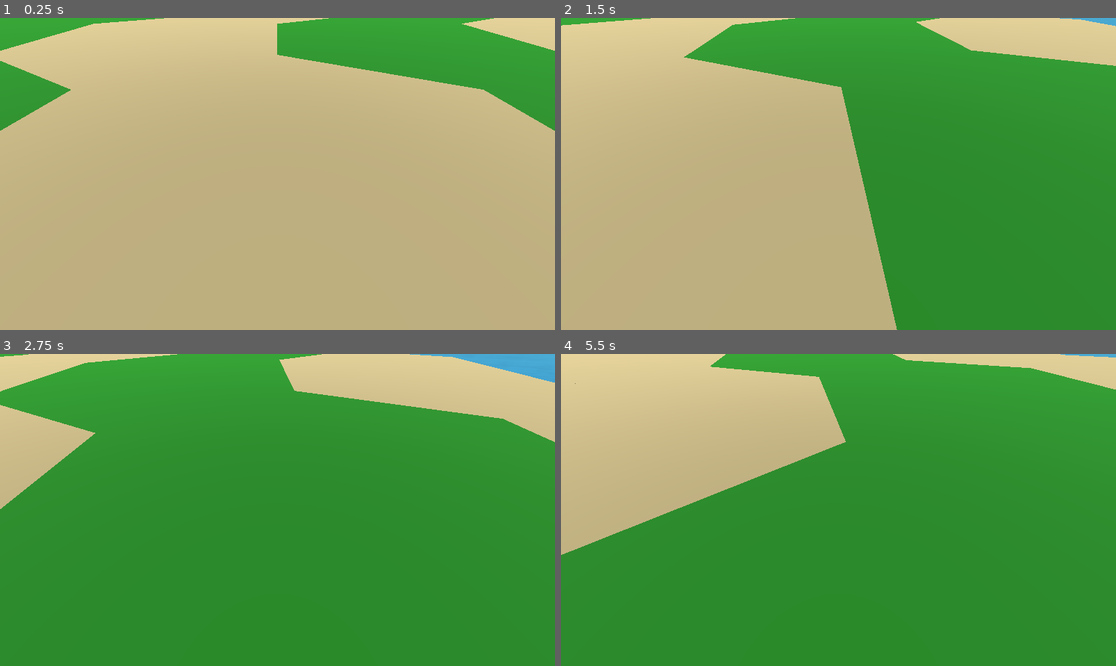
Above: before the commit, frames 1-4 (two rows, left to right).
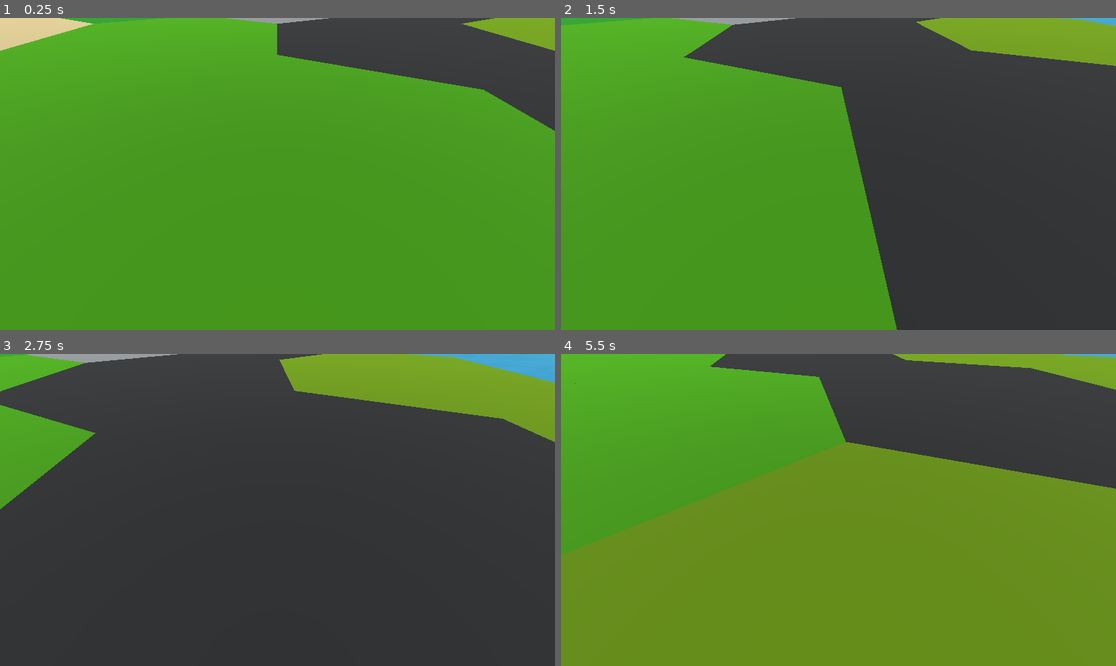
Above: after the commit, the same moments.

Repository: jovialen/IslandGame
Game: Godot game, scene res://Scenes/Worlds/IslandGame.tscn
Two runs of this game, one before a commit and one after it. Both use one fixed random seed, a clock stepped at 60 frames per second and the inputs below.
Inputs (mouse positions are in pixels of both pictures, inside the frame that each line leads up to):
- Up to frame 1 (0.25 s): no input
- Up to frame 2 (1.5 s): tap Enter at 0.5 s; move the mouse to (960, 158) at 0.52 s; hold D (right) 0.53-1.25 s; tap Q (rotate_anticlockwise) at 0.6 s; click (960, 158) at 0.67 s; drag from (727, 189) to (810, 236) at 1.27 s
- Up to frame 3 (2.75 s): move the mouse to (333, 441) at 2.02 s; hold D (right) from 2.03 s (still down); tap Mouse wheel up (zoom_in) at 2.1 s
- Up to frame 4 (5.5 s): release D (right) at 2.75 s; drag from (810, 572) to (672, 463) at 2.77 s; move the mouse to (1005, 556) at 3.52 s; hold A (left) 3.53-4.25 s; tap Q (rotate_anticlockwise) at 3.6 s; drag from (672, 463) to (755, 432) at 4.27 s; move the mouse to (866, 510) at 5.02 s; hold S (down) from 5.03 s (still down); tap Mouse wheel up (zoom_in) at 5.1 s; click (866, 510) at 5.17 s

The runs differ from the first frame. In frame 1, 100% of the frame differs, in the area x 0-100%, y 0-100%; in frame 2, 100%; in frame 3, 99%; in frame 4, 100%.

Commit message:
feat: add all biomes

Diff:
--- a/Scenes/Terrain/Map.tscn
+++ b/Scenes/Terrain/Map.tscn
@@ -1,6 +1,13 @@
-[gd_scene load_steps=2 format=3 uid="uid://b3h5feqevc3bu"]
+[gd_scene load_steps=8 format=3 uid="uid://b3h5feqevc3bu"]
 
 [ext_resource type="Script" path="res://Scripts/Grid/HexGrid.gd" id="2_63hn4"]
+[ext_resource type="Resource" uid="uid://cthxtf0s4hni2" path="res://Scenes/Terrain/Tiles/Desert.tres" id="2_afiqc"]
+[ext_resource type="Resource" uid="uid://cimoghdjmpqa8" path="res://Scenes/Terrain/Tiles/Forest.tres" id="3_44e4c"]
+[ext_resource type="Resource" uid="uid://bexpr3ysrwtg0" path="res://Scenes/Terrain/Tiles/Hills.tres" id="4_xbvhk"]
+[ext_resource type="Resource" uid="uid://lyfxixey2p1m" path="res://Scenes/Terrain/Tiles/Mountains.tres" id="5_ppy8w"]
+[ext_resource type="Resource" uid="uid://20cd77qgnftc" path="res://Scenes/Terrain/Tiles/Pasture.tres" id="6_4u6qb"]
+[ext_resource type="Resource" uid="uid://c2lcvkylrbhur" path="res://Scenes/Terrain/Tiles/Fields.tres" id="7_aon86"]
 
 [node name="HexGrid" type="Node3D"]
 script = ExtResource("2_63hn4")
+biomes = Array[Resource("res://Scripts/Grid/Biome.gd")]([ExtResource("2_afiqc"), ExtResource("3_44e4c"), ExtResource("4_xbvhk"), ExtResource("5_ppy8w"), ExtResource("6_4u6qb"), ExtResource("7_aon86")])
--- /dev/null
+++ b/Scenes/Terrain/Tiles/Fields.tres
@@ -0,0 +1,12 @@
+[gd_resource type="Resource" script_class="Biome" load_steps=3 format=3 uid="uid://c2lcvkylrbhur"]
+
+[ext_resource type="Script" path="res://Scripts/Grid/Biome.gd" id="1_t7nxq"]
+
+[sub_resource type="StandardMaterial3D" id="StandardMaterial3D_nyuol"]
+albedo_color = Color(0.254902, 0.596078, 0.0392157, 1)
+
+[resource]
+script = ExtResource("1_t7nxq")
+material = SubResource("StandardMaterial3D_nyuol")
+frequency = 4
+exact = true
--- a/Scenes/Terrain/Tiles/Forest.tres
+++ b/Scenes/Terrain/Tiles/Forest.tres
@@ -8,5 +8,5 @@
 [resource]
 script = ExtResource("1_kte01")
 material = SubResource("StandardMaterial3D_6g3nf")
-frequency = 1
-exact = false
+frequency = 4
+exact = true
--- /dev/null
+++ b/Scenes/Terrain/Tiles/Hills.tres
@@ -0,0 +1,12 @@
+[gd_resource type="Resource" script_class="Biome" load_steps=3 format=3 uid="uid://bexpr3ysrwtg0"]
+
+[ext_resource type="Script" path="res://Scripts/Grid/Biome.gd" id="1_41nob"]
+
+[sub_resource type="StandardMaterial3D" id="StandardMaterial3D_jrmgt"]
+albedo_color = Color(0.498039, 0.513726, 0.52549, 1)
+
+[resource]
+script = ExtResource("1_41nob")
+material = SubResource("StandardMaterial3D_jrmgt")
+frequency = 3
+exact = true
--- /dev/null
+++ b/Scenes/Terrain/Tiles/Mountains.tres
@@ -0,0 +1,12 @@
+[gd_resource type="Resource" script_class="Biome" load_steps=3 format=3 uid="uid://lyfxixey2p1m"]
+
+[ext_resource type="Script" path="res://Scripts/Grid/Biome.gd" id="1_h721p"]
+
+[sub_resource type="StandardMaterial3D" id="StandardMaterial3D_4mkuj"]
+albedo_color = Color(0.164706, 0.172549, 0.180392, 1)
+
+[resource]
+script = ExtResource("1_h721p")
+material = SubResource("StandardMaterial3D_4mkuj")
+frequency = 3
+exact = true
--- /dev/null
+++ b/Scenes/Terrain/Tiles/Pasture.tres
@@ -0,0 +1,12 @@
+[gd_resource type="Resource" script_class="Biome" load_steps=3 format=3 uid="uid://20cd77qgnftc"]
+
+[ext_resource type="Script" path="res://Scripts/Grid/Biome.gd" id="1_u3rnv"]
+
+[sub_resource type="StandardMaterial3D" id="StandardMaterial3D_o5fd0"]
+albedo_color = Color(0.392157, 0.556863, 0.0235294, 1)
+
+[resource]
+script = ExtResource("1_u3rnv")
+material = SubResource("StandardMaterial3D_o5fd0")
+frequency = 4
+exact = true
--- a/Scripts/Grid/Biome.gd
+++ b/Scripts/Grid/Biome.gd
@@ -4,4 +4,3 @@
 @export_category("Biome")
 @export var material : Material
 @export var frequency := 1
-@export var exact := false
--- a/Scripts/Grid/HexGrid.gd
+++ b/Scripts/Grid/HexGrid.gd
@@ -7,8 +7,9 @@
 @export var radius := 2
 @export var orientation := Orientation.POINTY;
 @export var tileSize := 2.0
-@export var biomes := [preload("res://Scenes/Terrain/Tiles/Desert.tres"),
-					   preload("res://Scenes/Terrain/Tiles/Forest.tres")]
+@export var biomes : Array[Biome] = []
+
+const DESERT_BIOME : Biome = preload("res://Scenes/Terrain/Tiles/Desert.tres")
 
 var tiles = []
 
@@ -17,32 +18,51 @@
 
 func _ready():
 	var size = radius * 2 + 1
+	var remainingBiomes = biomes.duplicate()
 
 	for x in range(size):
 		tiles.append([])
 		for y in range(size):
 			tiles[x].append(null)
 			if _in_radius(x, y):
-				tiles[x][y] = _add_tile(x, y)
+				var biome = _choose_biome(remainingBiomes)
+				tiles[x][y] = _add_tile(x, y, biome)
+
+
+func _choose_biome(remainingBiomes: Array[Biome]):
+	if len(remainingBiomes) == 0:
+		print("Not enough biomes to fill map; Defaulting to desert")
+		return DESERT_BIOME
+
+	var i = randi() % len(remainingBiomes)
+	var biome = remainingBiomes[i]
+	remainingBiomes[i].frequency -= 1
+	if remainingBiomes[i].frequency == 0:
+		remainingBiomes.pop_at(i)
+	return biome
 
 
 func _in_radius(xCoord, yCoord):
+	var root = _coord_to_position(0, 0)
 	var offset = _coord_to_position(xCoord - radius, yCoord - radius)
-	return offset.x ** 2 + offset.y ** 2 <= (radius * tileSize * 2) ** 2
+	return root.distance_to(offset) <= (radius * tileSize * 2) - 0.1
 
 
-func _add_tile(xCoord, yCoord):
+func _add_tile(xCoord, yCoord, biome):
 	var instance = HEX_TILE.instantiate()
 
+	# Position tile in the world
 	var offset = _coord_to_position(xCoord - radius, yCoord - radius)
 	instance.position = Vector3(offset.x, 0, offset.y)
 	instance.scale *= tileSize
 	instance.rotation.y = _rotation()
 
+	# Prepare the tile for use
 	instance.coords = Vector2(xCoord, yCoord)
-	instance.biome = biomes[(xCoord + yCoord) % 2]
+	instance.biome = biome
 
-	instance.name = "Tile " + String.num(xCoord) + " " + String.num(yCoord)
+	# Add the tile
+	instance.name = "Tile " + String.num(xCoord) + "x" + String.num(yCoord)
 	add_child(instance, true)
 	return instance
 
--- a/Scripts/Grid/HexTile.gd
+++ b/Scripts/Grid/HexTile.gd
@@ -8,4 +8,13 @@
 
 
 func _ready():
+	update_mesh()
+
+
+func set_biome(newBiome):
+	biome = newBiome
+	update_mesh()
+
+
+func update_mesh():
 	mesh_instance_3d.set_surface_override_material(0, biome.material)
